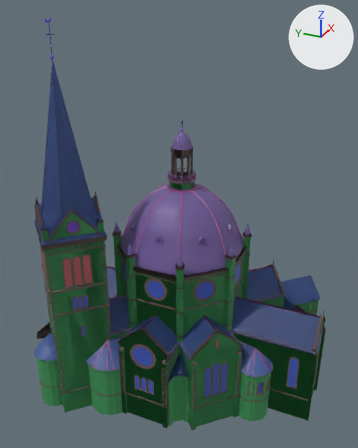
The glTF model models/stjob/stjob.glb: old version first, new version second.
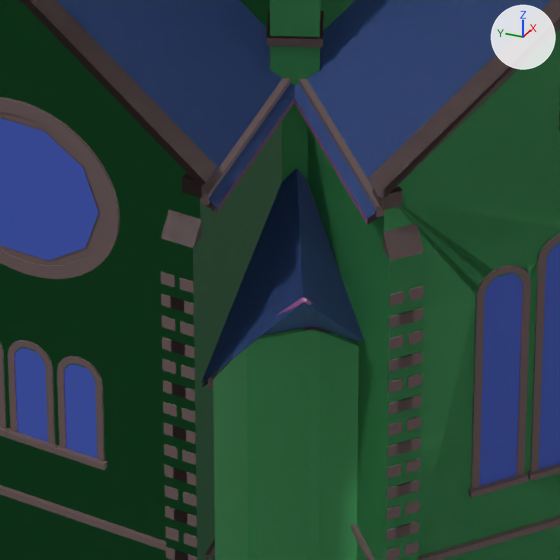
The first picture shows the older version from a 50 mm lens placed at (-71.3, -31.5, 62.4), pointed at (3.1, 1.9, 25.2). The close-ups show the older and then the newer version on the part from 39% to 60% of the width and 74% to 91% of the height of that picture. Only the edits that show in the close-ups are written down. Arrows for +X, +Y and +Z are at upper right; the lights stay in place. Vertices at exactly the same position are counted once.

The first close-up shows 'StJob', 'StJob_far'.
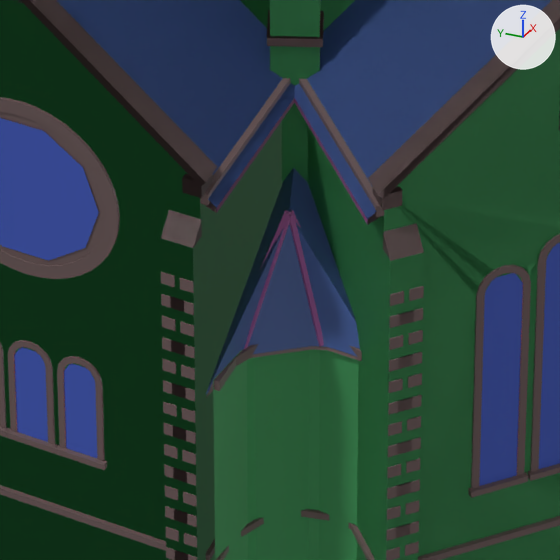
The change, as a diff of the scene's bpy script:
```diff
--- a/models/stjob/stjob.glb.py
+++ b/models/stjob/stjob.glb.py
@@ me_stjob @@
 me_stjob.from_pydata(...)  # 26039 vertices, 38579 faces; spans x -20.4..29.0, y -25.6..31.2, z -3.6..60.0
 # used by ob_stjob; location = (0.0, 0.0, 0.0)
+# me_stjob part 1: the loose piece of 8 vertices spanning x -14.9..-12.6, y -6.6..-6.4, z 5.9..8.7 is multiplied about its middle by the matrix ((-0.319, 0.87, -0.032), (-0.866, -0.321, -0.086), (-0.092, 0.0, 0.922)), then moved by (1.0, 0.6, 0.0)
+# me_stjob part 2: the loose piece of 8 vertices spanning x -15.0..-14.3, y -6.5..-4.2, z 5.9..8.7 is turned 90.4 degrees about the z axis through its middle and scaled by 1.03, then moved by (1.0, 0.6, 0.0)
+# me_stjob part 3: 87 of 26039 vertices moved; they spanned x -15.4..-12.6, y -7.5..-4.3, z -3.6..8.6 and now span x -15.6..-12.4, y -7.7..-4.5, z -3.6..8.6; mean shift (-0.1, -0.1, 0.0); largest move (-14.9, -6.5, 8.6) -> (-13.0, -6.8, 5.9)
 me_stjob.materials.append(mat_masonry)
@@ me_stjob_far @@
 me_stjob_far.from_pydata(...)  # 4179 vertices, 5205 faces; spans x -20.4..29.0, y -25.6..31.2, z -3.6..59.3
 # used by ob_stjob_far; location = (0.0, 0.0, 0.0)
+# me_stjob_far part 4: the loose piece of 8 vertices spanning x -14.9..-12.7, y -6.6..-5.8, z 5.9..8.7 is scaled about its middle by (-0.329, -1.57, 1), then moved by (1.0, 0.5, 0.0)
+# me_stjob_far part 5: the loose piece of 8 vertices spanning x -15.0..-13.7, y -6.5..-4.4, z 5.9..8.7 is multiplied about its middle by the matrix ((-0.284, -0.863, -0.106), (0.868, -0.288, 0.022), (-0.054, -0.094, 0.909)), then moved by (1.0, 0.6, 0.0)
+# me_stjob_far part 6: 24 of 4179 vertices moved; they spanned x -15.4..-12.7, y -7.5..-4.3, z -3.6..8.6 and now span x -15.6..-12.5, y -7.7..-4.5, z -3.6..8.6; mean shift (0.0, 0.0, 0.0); largest move (-14.9, -6.5, 8.6) -> (-13.2, -6.2, 5.9)
 me_stjob_far.materials.append(mat_masonry)
```

Pixel boxes [x1, y1, x2, y2] of what changed, in the close-ups (560 x 560 px; the box of a moved part takes in the faces that stretch with it):
part 1 of me_stjob, moved or reshaped: before [303, 298, 313, 305]; after [289, 210, 301, 228]
part 2 of me_stjob, moved or reshaped: before [277, 297, 303, 315]; after [260, 210, 290, 269]
part 3 of me_stjob, moved or reshaped: before [201, 168, 364, 560]; after [206, 168, 362, 560]
part 4 of me_stjob_far, moved or reshaped (not visible before): after [289, 214, 324, 346]
part 5 of me_stjob_far, moved or reshaped (not visible before): after [244, 213, 291, 349]
part 6 of me_stjob_far, moved or reshaped: before [213, 303, 363, 560]; after [206, 168, 360, 560]
